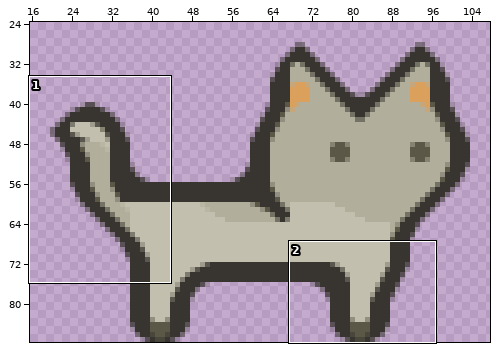
Edited in one commit: sprite sheet (media/cat/grey/idle/tile043.png). Above: a wide view before the commit, with the close-up outlined.
Close-up. As it was:
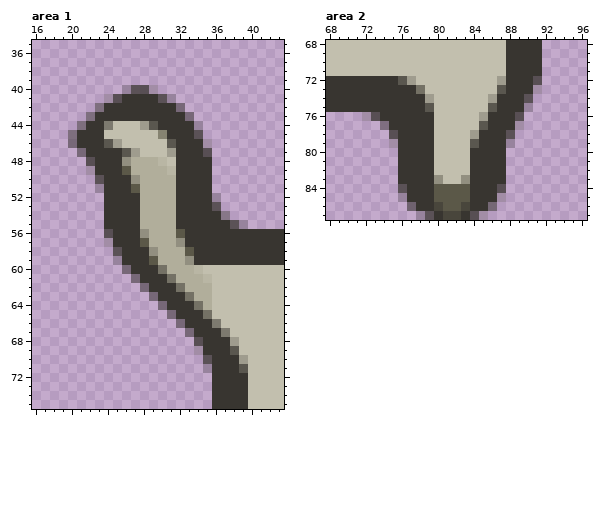
The file is 128x88 pixels. Colours within 5 levels of each other are drawn and written as one. Shown: area 1: x 16..43, y 35..75; area 2: x 68..96, y 68..87. The wide view leaves out empty margins. The commit also changed other parts of the picture, which this record leaves out.
After:
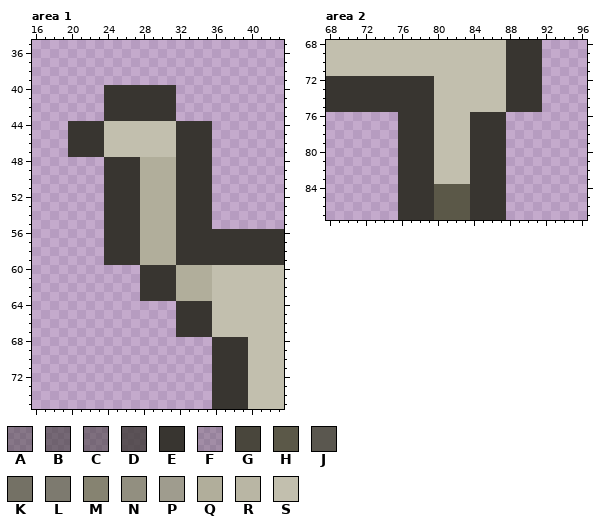
Palette (. is transparent): A #3735306f  B #3735308f  C #3834307f  D #383530bf  E #383530  F #3935313f  G #49463c  H #5b5848  J #5a574f  K #747165  L #7d7a6f  M #868371  N #928f80  P #9f9c8e  Q #b1ae9b  R #b9b6a4  S #c2bfae
The exact change:
Changed rows in their new state; - is an unchanged pixel.
Area 1:
first column x 20:
40 ----EEEEEEEE--------
41 ----EE----EE--------
42 ---.--------.-------
43 --..--------..------
44 EE--S---SSSS--EE----
45 E---------SS--EE----
46 E---SS-----S---E----
47 EE--SSSS---S---E----
48 --..--EE--QQ--------
49 --..--EE---Q--------
50 ---.---E------------
51 ---.---E------------
52 ----------------.---
53 ----------------.---
54 ----------------..--
55 ----------------....
56 ----E---Q---E-------
57 ----E---Q---E-------
58 ----EE--QQ--EE------
59 ----EE--QQ--EE------
60 ------..--EE--QQ----
61 -------.---E---Q----
62 --------E---Q-------
63 --------EE--QQ------
64 ----------..--EE----
65 -----------.---E----
66 ------------E---S---
67 ------------EE--SS--
68 --------------..--EE
69 --------------..--EE
70 ---------------.---E
71 ---------------.---E
Area 2:
first column x 72:
72 ----EEEE-------S---E
73 ------EE-------S---E
74 -------E------SS--EE
75 -------E------SS--EE
76 ....--------EE--..--
77 --..--------EE--..--
78 ---.--------E---.---
79 ---.--------E---.---
first column x 76:
83 ----S--S----
84 E----------E
85 E----------E
86 EE--H--H--EE
87 EEEEHHHHEEEE
Changed places in both close-ups, as pixel boxes (x1, y1, x2, y2):
changed: (68, 85, 248, 373)
changed: (362, 76, 434, 148)
changed: (470, 76, 542, 148)
changed: (398, 175, 506, 220)
